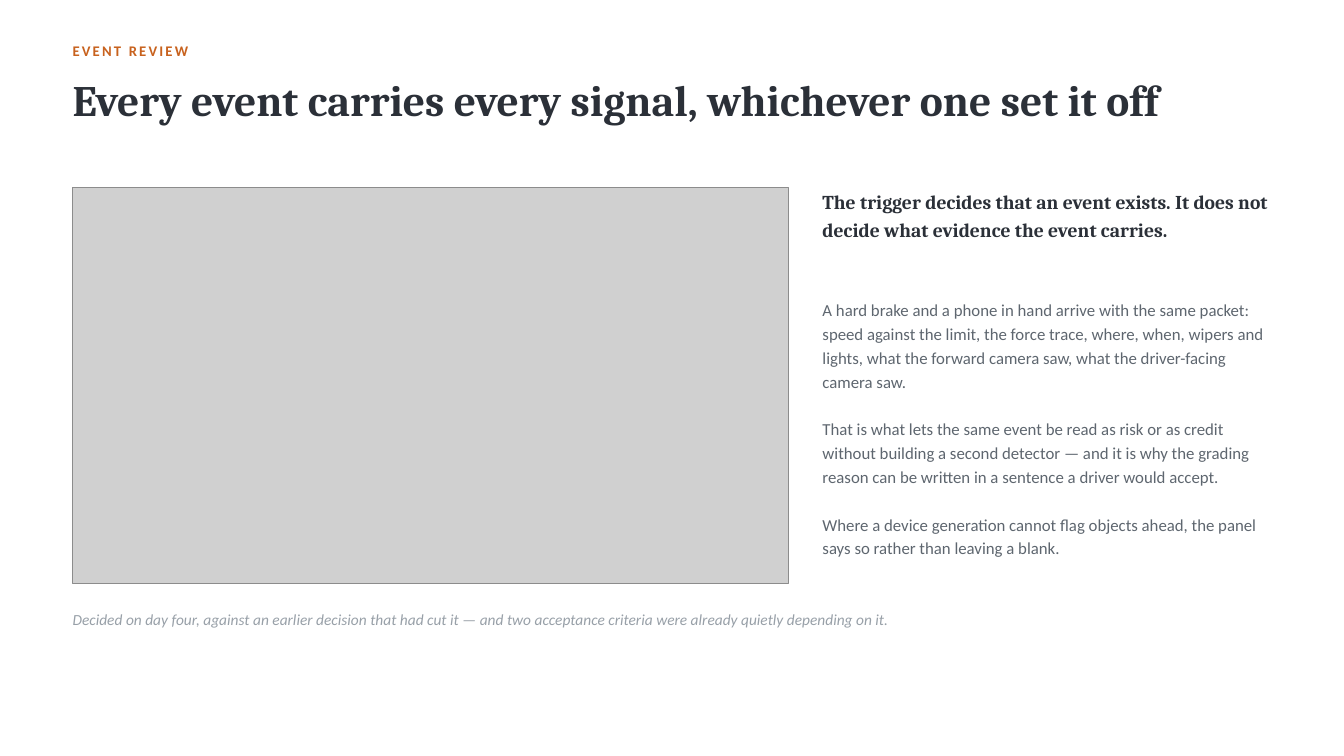
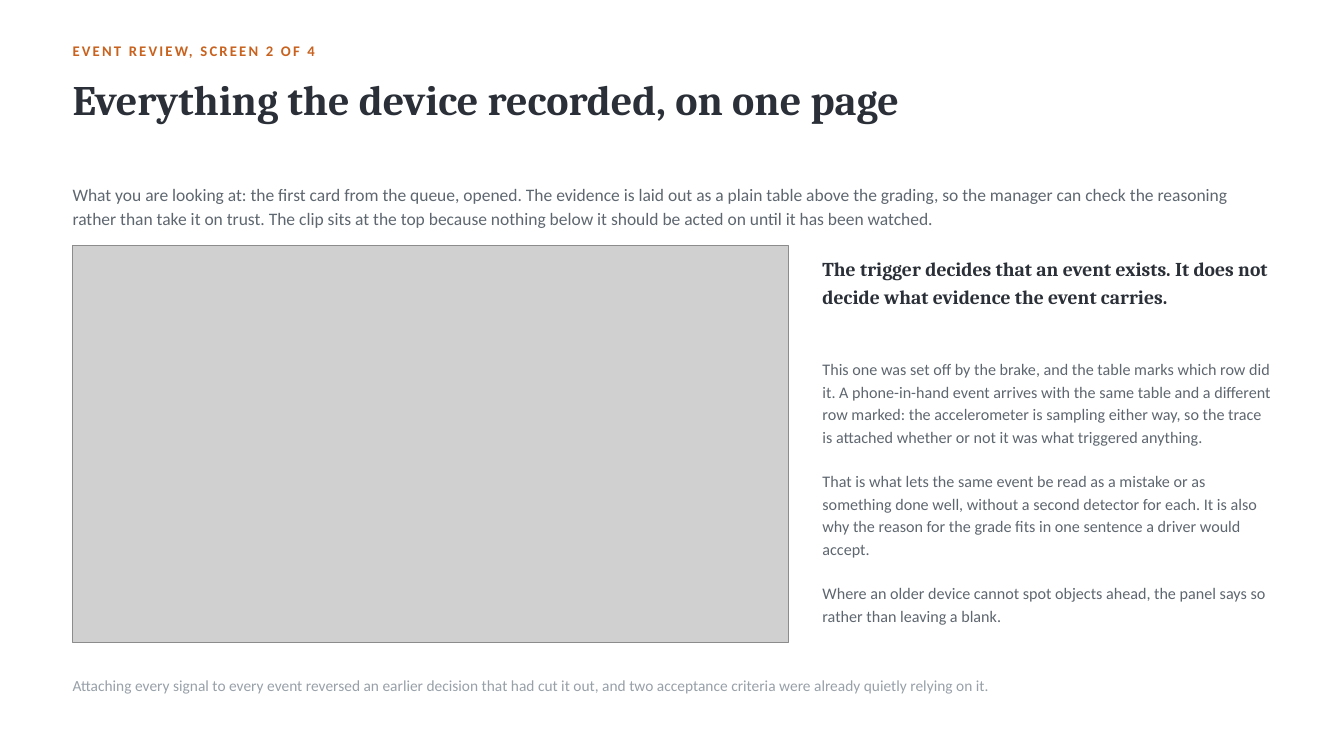
Before and after one commit to dannydaley76/cameramatics-product-brain, a slide deck: slide 9 of Claude outputs/cameramatics-danny-daley.pptx (slide 13 before the commit). Drawn at 1344x756 pixels with LibreOffice and Linux fonts; fonts in the diff are those of the drawing; grey boxes stand for pictures. Boxes give left, top, right and bottom in pixels: in the first picture for what was removed or moved away, otherwise in the second. Text is boxed around its words. In the diff, an @@ line names an element or a change of style, - is before the commit and + after.

```diff
--- a/Claude outputs/cameramatics-danny-daley.pptx
+++ b/Claude outputs/cameramatics-danny-daley.pptx
@@ text at box(266, 46, 314, 56): text changed @@
-EVENT REVIEW
+EVENT REVIEW, SCREEN 2 OF 4
@@ text at box(73, 85, 899, 125): text changed; size 31 to 30 pt @@
-Every event carries every signal, whichever one set it off
+Everything the device recorded, on one page
@@ text added at box(73, 189, 1228, 228), 12.5 pt, text #5E666F @@
+What you are looking at: the first card from the queue, opened. The evidence is laid out as a plain table above the grading, so the manager can check the reasoning rather than take it on trust. The clip sits at the top because nothing below it should be acted on until it has been watched.
@@ picture: place and size @@
-picture at box(73, 188, 788, 584)
+picture at box(73, 246, 788, 642)
@@ text "The trigger decides that an ...": place and size @@
-text "The trigger decides that an ..." at box(822, 195, 1267, 237)
+text "The trigger decides that an ..." at box(822, 262, 1267, 304)
@@ text at box(822, 364, 1270, 625): text changed; size 12 to 11.5 pt @@
-A hard brake and a phone in hand arrive with the same packet: speed against the limit, the force trace, where, when, wipers and lights, what the forward camera saw, what the driver-facing camera saw.
-That is what lets the same event be read as risk or as credit without building a second detector — and it is why the grading reason can be written in a sentence a driver would accept.
-Where a device generation cannot flag objects ahead, the panel says so rather than leaving a blank.
+This one was set off by the brake, and the table marks which row did it. A phone-in-hand event arrives with the same table and a different row marked: the accelerometer is sampling either way, so the trace is attached whether or not it was what triggered anything.
+That is what lets the same event be read as a mistake or as something done well, without a second detector for each. It is also why the reason for the grade fits in one sentence a driver would accept.
+Where an older device cannot spot objects ahead, the panel says so rather than leaving a blank.
@@ text at box(73, 680, 989, 694): text changed; italic off @@
-Decided on day four, against an earlier decision that had cut it — and two acceptance criteria were already quietly depending on it.
+Attaching every signal to every event reversed an earlier decision that had cut it out, and two acceptance criteria were already quietly relying on it.
```
Also in this commit, not shown: 14 other slides changed, 5 slides added, 6 slides removed, 1 other file.
